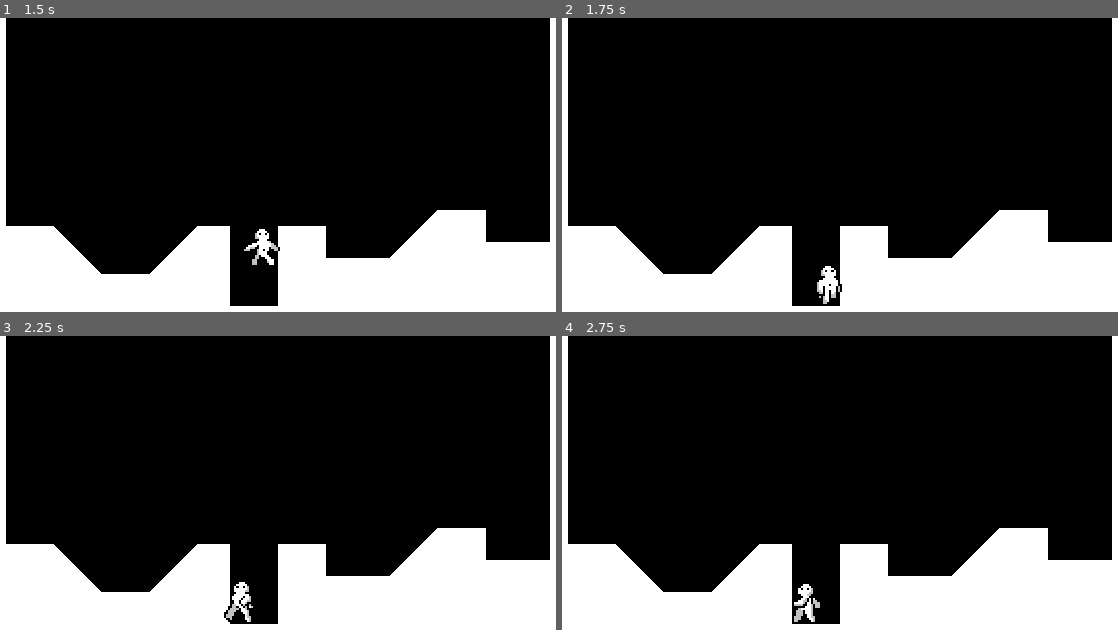
Above: before the commit, frames 1-4 (two rows, left to right).
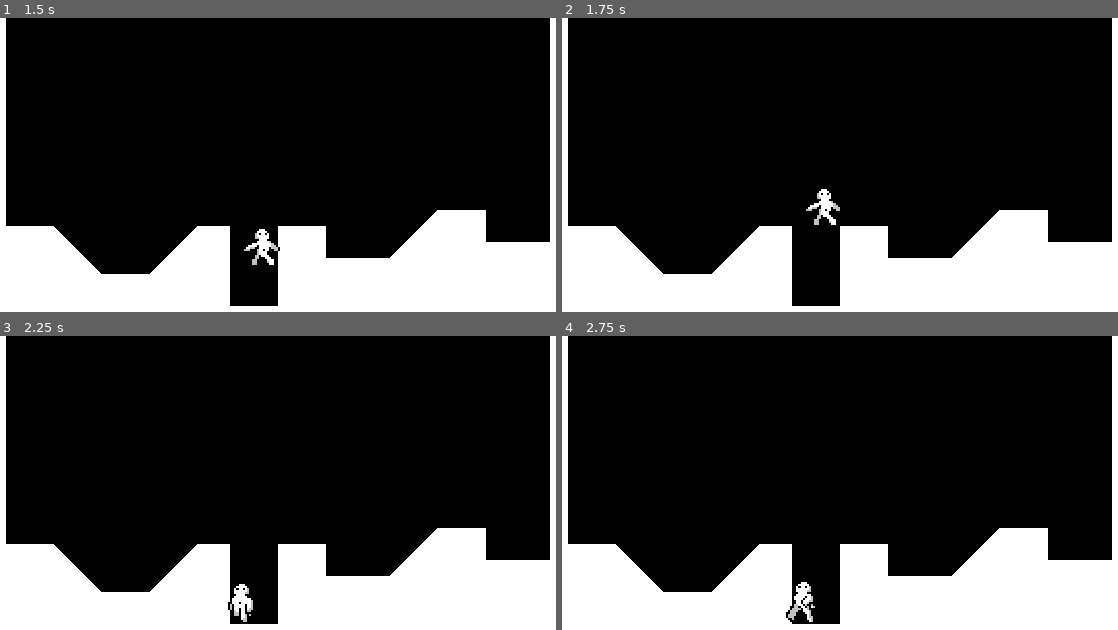
Above: after the commit, the same moments.

Repository: wojtjan-spec/GODOT-Platformer
Game: Godot game, scene res://world.tscn
Two runs of this game, one before a commit and one after it. Both use one fixed random seed, a clock stepped at 60 frames per second and the inputs below.
Inputs:
- Up to frame 1 (1.5 s): tap Enter (ui_accept) at 0.5, 0.77 s; hold Right (ui_right) from 0.53 s (still down)
- Up to frame 2 (1.75 s): keep holding Right (ui_right); tap Enter (ui_accept) at 1.52 s
- Up to frame 3 (2.25 s): release Right (ui_right) at 2.03 s; hold Left (ui_left) from 2.03 s (still down)
- Up to frame 4 (2.75 s): keep holding Left (ui_left)

Frame 1 is identical in both runs. In frame 2, 0.6% of the frame differs, in the area x 43-51%, y 58-98%; in frame 3, 0.3%; in frame 4, 0.4%.

Commit message:
coyote-jump

Diff:
--- a/player.gd
+++ b/player.gd
@@ -7,6 +7,7 @@
 const JUMP_VELOCITY = -275.0
 
 @onready var animated_sprite_2d: AnimatedSprite2D = $AnimatedSprite2D
+@onready var coyote_jump_timer: Timer = $CoyoteJumpTimer
 
 func _physics_process(delta: float) -> void:
 	apply_gravity(delta)
@@ -15,17 +16,21 @@
 	handle_acceleration(input_axis, delta)
 	apply_friction(input_axis, delta)
 	update_animations(input_axis)
+	var was_on_floor = is_on_floor()
 	move_and_slide()
+	var just_left_ledge = was_on_floor and not is_on_floor() and velocity.y >= 0
+	if just_left_ledge:
+		coyote_jump_timer.start()
 
 func apply_gravity(delta: float) -> void:
 	if not is_on_floor():
 		velocity += get_gravity() * delta
 
 func handle_jump() -> void:
-	if is_on_floor():
+	if is_on_floor() or coyote_jump_timer.time_left > 0.0:
 		if Input.is_action_just_pressed("ui_accept"):
 			velocity.y = JUMP_VELOCITY
-	else:
+	if not is_on_floor():
 		if Input.is_action_just_released("ui_accept") and velocity.y < JUMP_VELOCITY / 2:
 			velocity.y = JUMP_VELOCITY / 2
 
--- a/player.tscn
+++ b/player.tscn
@@ -89,3 +89,6 @@
 [node name="CollisionShape2D" type="CollisionShape2D" parent="."]
 position = Vector2(-0.5, -11)
 shape = SubResource("RectangleShape2D_4eqlx")
+
+[node name="CoyoteJumpTimer" type="Timer" parent="."]
+wait_time = 0.05
